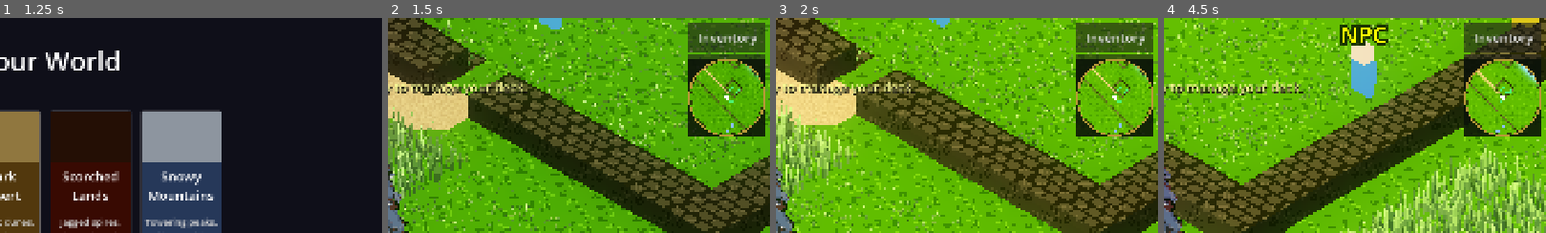
Above: before the commit, frames 1-4 (left to right).
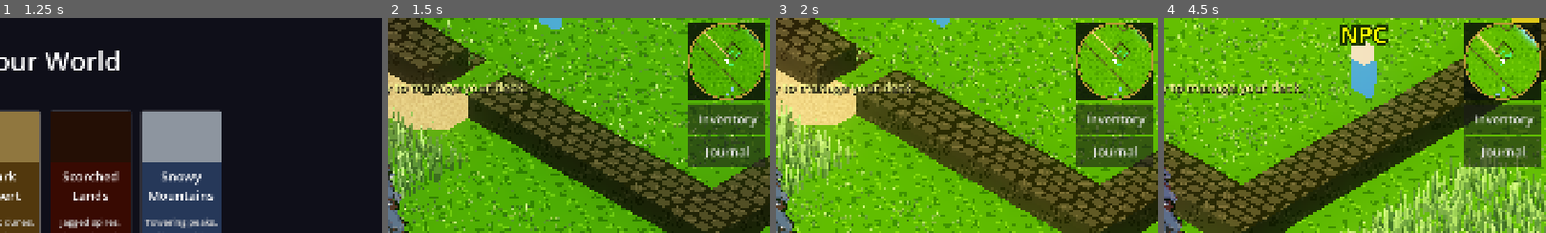
Above: after the commit, the same moments.

Repository: ChrisPauly97/pear-pudding-godot
Game: Godot game, scene res://scenes/ui/MenuScene.tscn
Two runs of this game, one before a commit and one after it. Both use one fixed random seed, a clock stepped at 60 frames per second and the inputs below.
Inputs (mouse positions are % of the whole screen's width and height, from its top left):
- Up to frame 1 (1.25 s): click "New Game" at 0.5 s
- Up to frame 2 (1.5 s): click "Venture Here" at 1.25 s
- Up to frame 3 (2 s): no input
- Up to frame 4 (4.5 s): tap I (inventory) every 0.75 s from 2 to 4.25 s; move the mouse to (72, 45) at 2.02 s; hold D (move_right) 2.03-2.75 s; hold E (interact) 2.03-2.75 s; click (72, 45) at 2.17 s; tap Space (jump) at 2.27 s; drag from (30, 55) to (45, 70) at 2.77 s; move the mouse to (60, 28) at 3.52 s; hold D (move_right) 3.53-4.25 s; tap 2 at 3.6 s; drag from (45, 70) to (20, 35) at 4.27 s
The pictures show only the part of the screen within x 50-100%, y 0-50%; the shares and areas given below are measured in that part.

Frame 1 is identical in both runs. In frame 2, 12% of the frame differs, in the area x 78-99%, y 2-70%; in frame 3, 12%; in frame 4, 12%.

Commit message:
fix HUD layout: minimap top-right corner, Inventory/Journal buttons below map
Co-Authored-By: Claude Sonnet 4.6 <noreply@anthropic.com>

Diff:
--- a/scenes/world/Minimap.gd
+++ b/scenes/world/Minimap.gd
@@ -79,9 +79,8 @@
 	_scale = float(sz) / (VIEW_RADIUS * 2.0)
 
 	var margin: float = vh * 0.01
-	# Sit below the inventory button (btn_h ≈ vh*0.07, starts at vh*0.01 → bottom ≈ vh*0.08)
 	var px: float = vw - float(sz) - margin
-	var py: float = vh * 0.095
+	var py: float = margin   # top-right corner
 
 	# ── Dark background ────────────────────────────────────────────────────────
 	var bg := ColorRect.new()
--- a/scenes/world/WorldScene.gd
+++ b/scenes/world/WorldScene.gd
@@ -238,10 +238,14 @@
 	menu_btn.pressed.connect(func() -> void: SceneManager.go_to_menu())
 	_hud.add_child(menu_btn)
 
+	# Minimap: top=vh*0.01, height=vh*0.18, bottom≈vh*0.19; buttons sit below it.
+	var minimap_bottom: float = vh * 0.01 + vh * 0.18 + vh * 0.01  # ≈ vh * 0.20
+	var btn_x: float = vw - btn_w * 1.3 - vh * 0.01
+
 	var inv_btn := Button.new()
 	inv_btn.text = "Inventory"
 	inv_btn.custom_minimum_size = Vector2(btn_w * 1.3, btn_h)
-	inv_btn.position = Vector2(vw - btn_w * 1.3 - vh * 0.01, vh * 0.01)
+	inv_btn.position = Vector2(btn_x, minimap_bottom)
 	inv_btn.add_theme_font_size_override("font_size", font_size)
 	inv_btn.pressed.connect(func() -> void: GameBus.inventory_requested.emit())
 	_hud.add_child(inv_btn)
@@ -249,7 +253,7 @@
 	var journal_btn := Button.new()
 	journal_btn.text = "Journal"
 	journal_btn.custom_minimum_size = Vector2(btn_w * 1.3, btn_h)
-	journal_btn.position = Vector2(vw - btn_w * 1.3 - vh * 0.01, vh * 0.01 + btn_h + vh * 0.005)
+	journal_btn.position = Vector2(btn_x, minimap_bottom + btn_h + vh * 0.005)
 	journal_btn.add_theme_font_size_override("font_size", font_size)
 	journal_btn.pressed.connect(func() -> void: GameBus.journal_requested.emit())
 	_hud.add_child(journal_btn)
